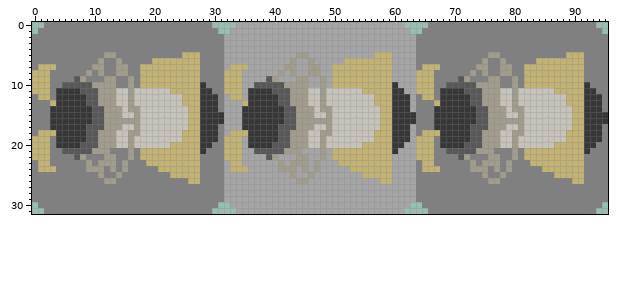
Sprite sheet -- Super Probe Quest/assets/images/component/buttonsprites/comp_swap_d.png. Above is the file before it was changed.
The file is 192x64 pixels, drawn in blocks of 2x2; one block is one cell here.
Now the later version:
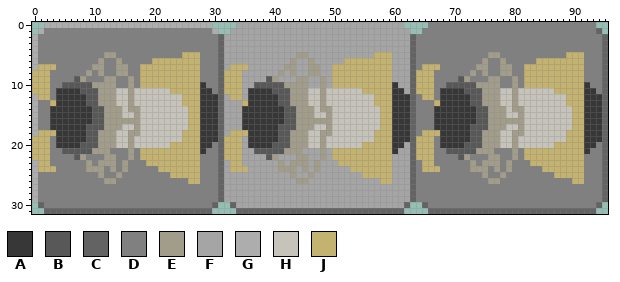
Palette (. is transparent): A #373737  B #585858  C #636363  D #808080  E #a29d8b  F #a5a5a5  G #adadad  H #c6c4ba  J #c4b270
Change:
Changed rows in their new state; - is an unchanged pixel.
first column x 0:
 0 --GGGGGGGGGGGGGGGGGGGGGGGGGGGG------------------------------------------------------------------
 1 -G----------------------------G---------------------------------------------------------------C-
 2 G------------------------------C-------------------------------C-------------------------------C
 3 G------------------------------C-------------------------------C-------------------------------C
 4 G------------------------------C-------------------------------C-------------------------------C
 5 G------------------------------C-------------------------------C-------------------------------C
 6 G------------------------------C-------------------------------C-------------------------------C
 7 G------------------------------C-------------------------------C-------------------------------C
 8 -------------------------------C-------------------------------C-------------------------------C
 9 -------------------------------C-------------------------------C-------------------------------C
10 -------------------------------C-------------------------------C-------------------------------C
11 -------------------------------C-------------------------------C-------------------------------C
12 G------------------------------C-------------------------------C-------------------------------C
13 G------------------------------C-------------------------------C-------------------------------C
14 G------------------------------C-------------------------------C-------------------------------C
15 G------------------------------C-------------------------------C-------------------------------C
16 G------------------------------C-------------------------------C-------------------------------C
17 G------------------------------C-------------------------------C-------------------------------C
18 G------------------------------C-------------------------------C-------------------------------C
19 -------------------------------C-------------------------------C-------------------------------C
20 -------------------------------C-------------------------------C-------------------------------C
21 -------------------------------C-------------------------------C-------------------------------C
22 -------------------------------C-------------------------------C-------------------------------C
23 G------------------------------C-------------------------------C-------------------------------C
24 G------------------------------C-------------------------------C-------------------------------C
25 G------------------------------C-------------------------------C-------------------------------C
26 G------------------------------C-------------------------------C-------------------------------C
27 G------------------------------C-------------------------------C-------------------------------C
28 G------------------------------C-------------------------------C-------------------------------C
29 G------------------------------C-------------------------------C-------------------------------C
30 -C----------------------------C--C----------------------------C--C----------------------------C-
31 --CCCCCCCCCCCCCCCCCCCCCCCCCCCC----CCCCCCCCCCCCCCCCCCCCCCCCCCCC----CCCCCCCCCCCCCCCCCCCCCCCCCCCC--
